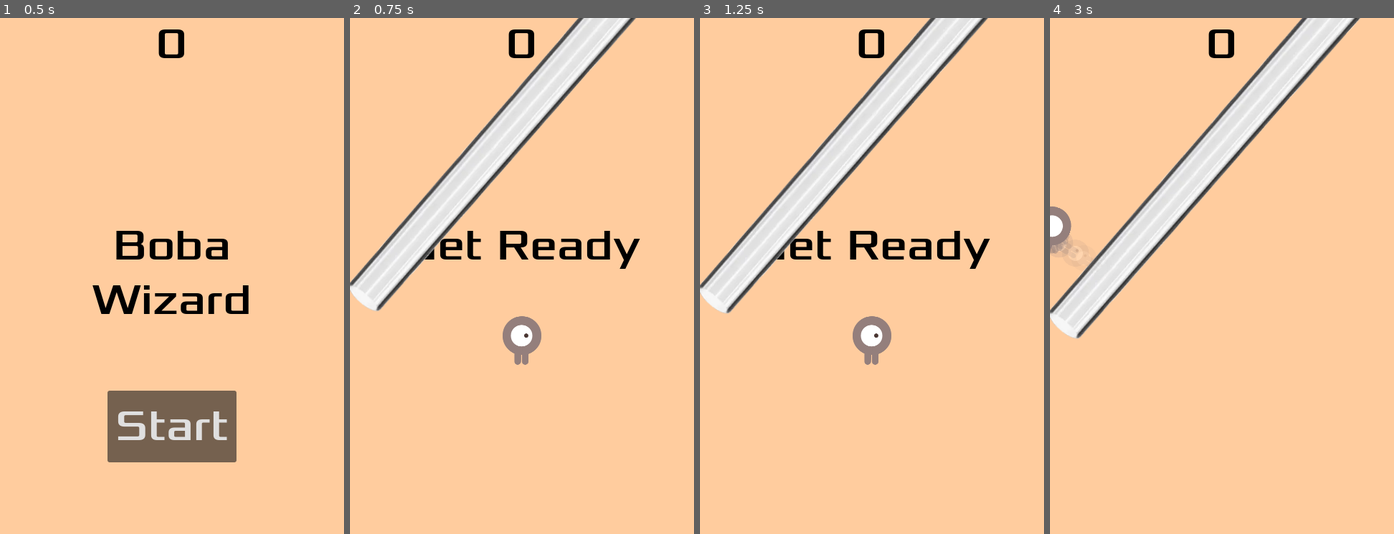
Above: before the commit, frames 1-4 (left to right).
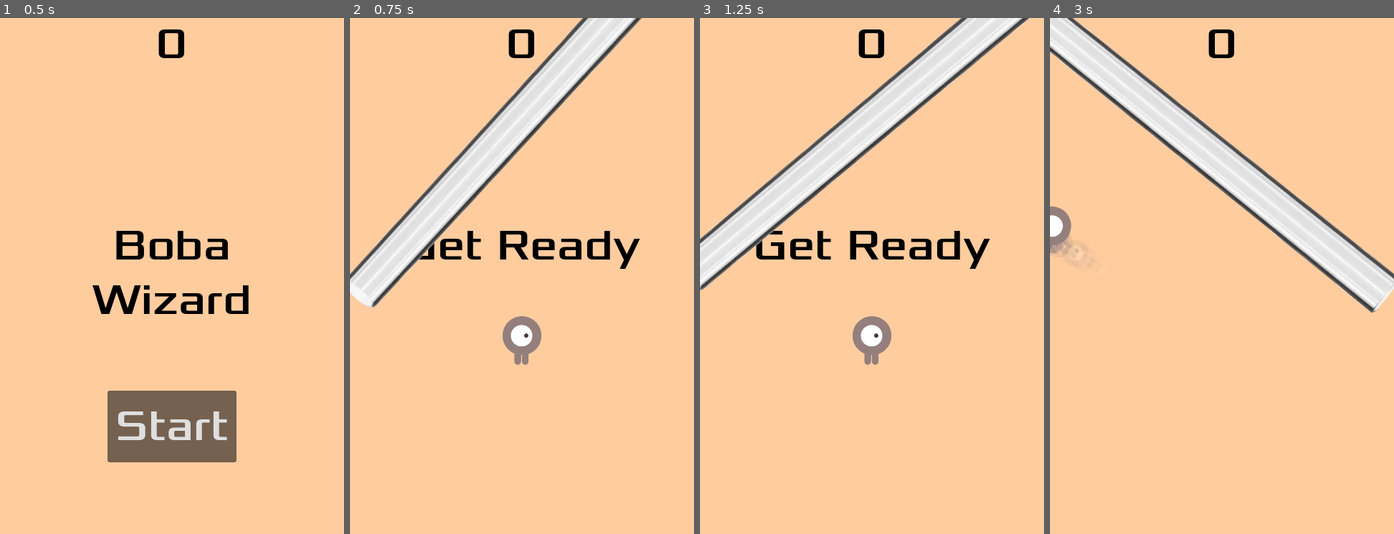
Above: after the commit, the same moments.

Repository: PaulThomasRowe/boba-tea-wizardry
Game: Godot game, scene res://main.tscn
The game is run twice, just before and just after one commit, with the same random seed, the same clock (stepped at 60 frames per second) and the same inputs.
Inputs:
- Up to frame 1 (0.5 s): no input
- Up to frame 2 (0.75 s): click "Start" at 0.5 s
- Up to frame 3 (1.25 s): no input
- Up to frame 4 (3 s): hold D (move_right) 1.28-2.03 s; hold S (move_down) 2.03-2.78 s; hold D (move_right) from 2.78 s (still down)

Frame 1 is identical in both runs. In frame 2, 3.0% of the frame differs, in the area x 0-85%, y 0-57%; in frame 3, 8.8%; in frame 4, 19%, in the area x 0-100%, y 0-63%.

Commit message:
rotate the straw

Diff:
--- a/main.gd
+++ b/main.gd
@@ -37,6 +37,7 @@
 	var scene_instance = my_scene.instantiate()
 	scene_instance.position = Vector2(225, 150)
 	add_child(scene_instance)
+	#scene_instance._start_swing()
 
 	$HUD.show_message("Get Ready")
 	#$Straw.show()
--- a/straw.gd
+++ b/straw.gd
@@ -11,16 +11,17 @@
 
 func _process(delta):
 	position.y += downward_speed * delta
+	rotation_degrees += 45 * delta
 
-func _start_swing():
-	#var tween = $Tween
+#func _start_swing():
+	#var tween = create_tween()
 	#tween.interpolate_property(
 		#self, "rotation_degrees",
 		#-swing_amplitude, swing_amplitude,
 		#swing_speed, Tween.TRANS_SINE, Tween.EASE_IN_OUT, -1
 	#)
 	#tween.start()
-	return
+	#return
 
 func start(pos):
 	position = pos
@@ -29,4 +30,4 @@
 	$AnimatedSprite2D.play()
 	var mob_types = Array($AnimatedSprite2D.sprite_frames.get_animation_names())
 	$AnimatedSprite2D.animation = mob_types.pick_random()
-	_start_swing()
+	#_start_swing()
